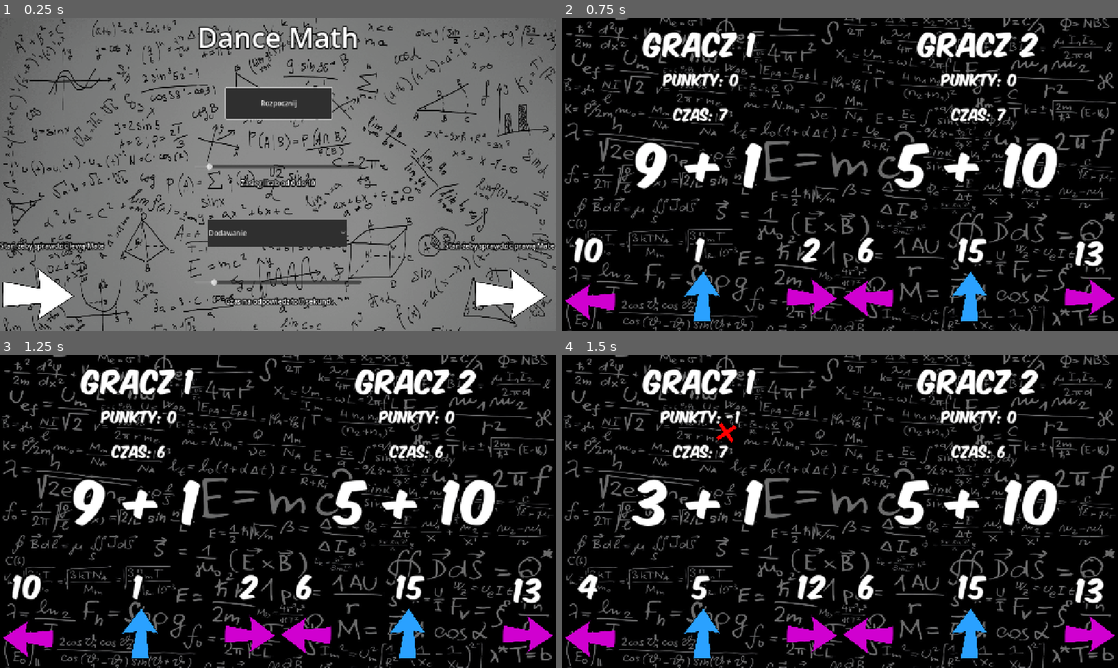
Above: before the commit, frames 1-4 (two rows, left to right).
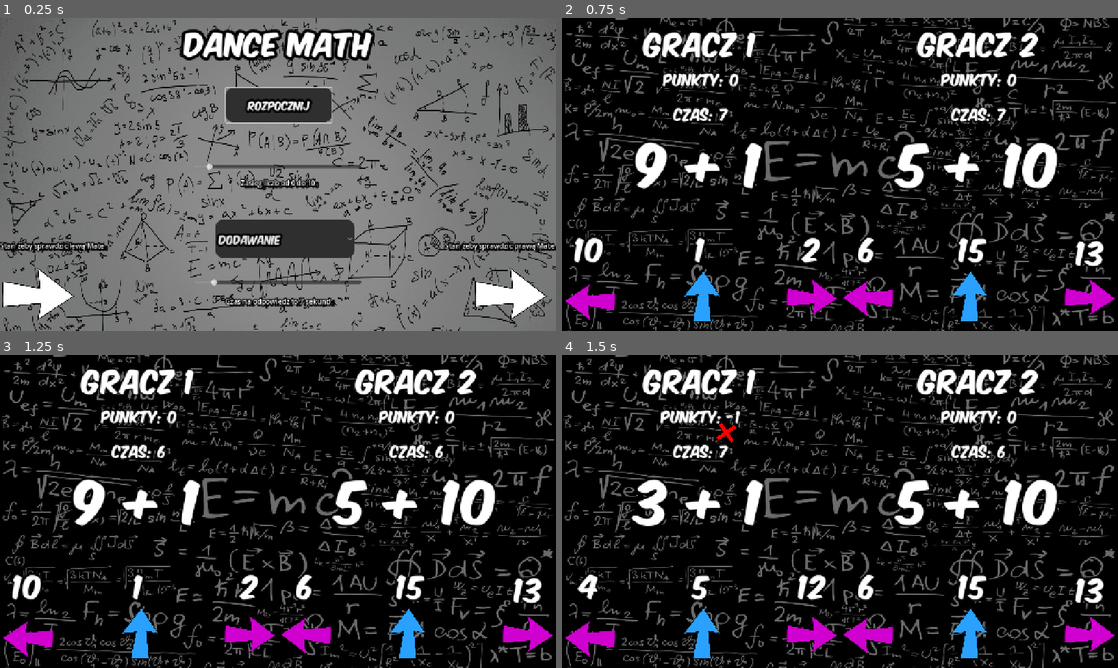
Above: after the commit, the same moments.

Repository: GRATHRRAM/Dance-Math
Game: Godot game, scene res://main.tscn
Two runs of this game, one before a commit and one after it. Both use one fixed random seed, a clock stepped at 60 frames per second and the inputs below.
Inputs:
- Up to frame 1 (0.25 s): no input
- Up to frame 2 (0.75 s): click "Rozpocznij" at 0.5 s
- Up to frame 3 (1.25 s): no input
- Up to frame 4 (1.5 s): hold D (Right1) from 1.28 s (still down); hold Down (Down2) from 1.28 s (still down)

The runs differ from the first frame. In frame 1, 5.6% of the frame differs, in the area x 0-100%, y 2-93%; in frame 2, nothing differs; in frame 3, nothing differs; in frame 4, nothing differs.

Commit message:
Better Looks

Diff:
--- a/labl.tres
+++ b/labl.tres
@@ -3,3 +3,6 @@
 [resource]
 outline_size = 10
 outline_color = Color(0, 0, 0, 1)
+shadow_size = 5
+shadow_color = Color(0, 0, 0, 0.90588236)
+shadow_offset = Vector2(9.155, 4.385)
--- a/main.tscn
+++ b/main.tscn
@@ -3,12 +3,14 @@
 [ext_resource type="Script" uid="uid://dbxxa46vdp4c8" path="res://main.gd" id="1_ig7tw"]
 [ext_resource type="Texture2D" uid="uid://cf7pdjc4kgipb" path="res://Textures/arrow.png" id="2_0xm2m"]
 [ext_resource type="Theme" uid="uid://c7ykq0km8js1r" path="res://new_theme.tres" id="3_1bvp3"]
+[ext_resource type="FontFile" uid="uid://dm1ryf5s0jnc5" path="res://Fonts/KOMIKAX_.ttf" id="3_7mycd"]
 [ext_resource type="Texture2D" uid="uid://bcwynxxrddso7" path="res://Textures/background2.png" id="4_1bvp3"]
 [ext_resource type="LabelSettings" uid="uid://dtqw1yxil72s0" path="res://labl.tres" id="4_lquwl"]
 
 [sub_resource type="LabelSettings" id="LabelSettings_7dm0k"]
+font = ExtResource("3_7mycd")
 font_size = 64
-outline_size = 10
+outline_size = 30
 outline_color = Color(0, 0, 0, 1)
 
 [node name="Main" type="Node2D" unique_id=287213498]
@@ -34,7 +36,7 @@
 offset_left = 520.0
 offset_top = 160.0
 offset_right = 764.0
-offset_bottom = 232.0
+offset_bottom = 240.0
 text = "Rozpocznij"
 
 [node name="Lewa" type="Sprite2D" parent="Gui" unique_id=121639149]
@@ -94,10 +96,10 @@
 
 [node name="Modes" type="OptionButton" parent="Gui" unique_id=614097717]
 layout_mode = 0
-offset_left = 480.0
+offset_left = 496.0
 offset_top = 464.0
-offset_right = 800.0
-offset_bottom = 525.0
+offset_right = 816.0
+offset_bottom = 552.0
 theme = ExtResource("3_1bvp3")
 selected = 0
 item_count = 6
--- a/new_theme.tres
+++ b/new_theme.tres
@@ -1,12 +1,23 @@
 [gd_resource type="Theme" format=3 uid="uid://c7ykq0km8js1r"]
+
+[ext_resource type="FontFile" uid="uid://dm1ryf5s0jnc5" path="res://Fonts/KOMIKAX_.ttf" id="1_amlv4"]
 
 [sub_resource type="StyleBoxFlat" id="StyleBoxFlat_j2q5q"]
 bg_color = Color(0.557753, 0.55775315, 0.5577529, 1)
 
 [sub_resource type="StyleBoxFlat" id="StyleBoxFlat_amlv4"]
 bg_color = Color(0.18359044, 0.18359047, 0.18359032, 1)
+corner_radius_top_left = 18
+corner_radius_top_right = 18
+corner_radius_bottom_right = 18
+corner_radius_bottom_left = 18
+corner_detail = 11
 
 [resource]
+Button/constants/align_to_largest_stylebox = 1
+Button/constants/outline_size = 20
+Button/font_sizes/font_size = 23
+Button/fonts/font = ExtResource("1_amlv4")
 Button/styles/hover = SubResource("StyleBoxFlat_j2q5q")
 Button/styles/normal = SubResource("StyleBoxFlat_amlv4")
 Button/styles/pressed = null
